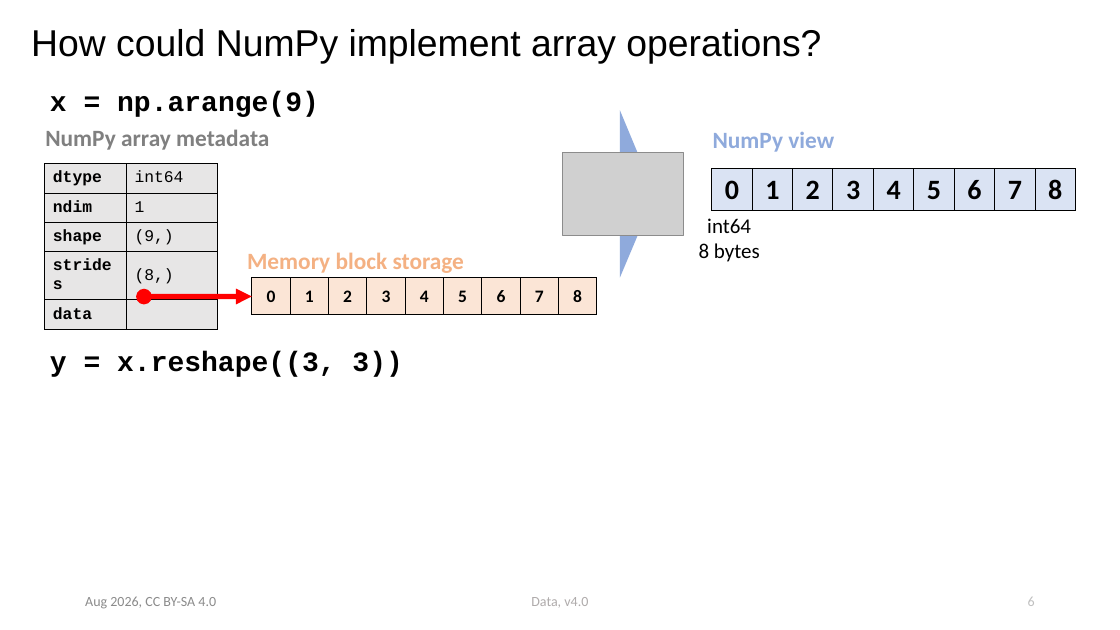
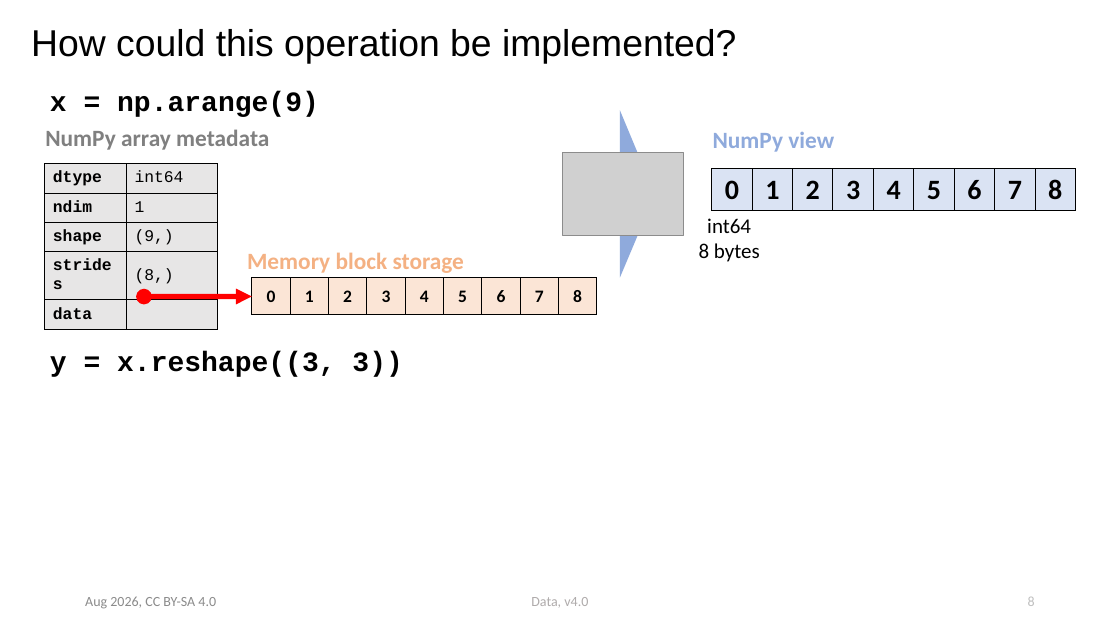
Before and after one commit to ASPP/data_class, a slide deck: slide 8 of numpy.pptx (slide 6 before the commit). Drawn at 1120x630 pixels with LibreOffice and Linux fonts; fonts in the diff are those of the drawing; grey boxes stand for pictures. Boxes give left, top, right and bottom in pixels: in the first picture for what was removed or moved away, otherwise in the second. Text is boxed around its words. In the diff, an @@ line names an element or a change of style, - is before the commit and + after.

```diff
--- a/numpy.pptx
+++ b/numpy.pptx
@@ title at (x1=31, y1=29, x2=736, y2=64): text changed @@
-How could NumPy implement array operations?
+How could this operation be implemented?
```
Also in this commit, not shown: 19 other slides changed, 5 slides added.
